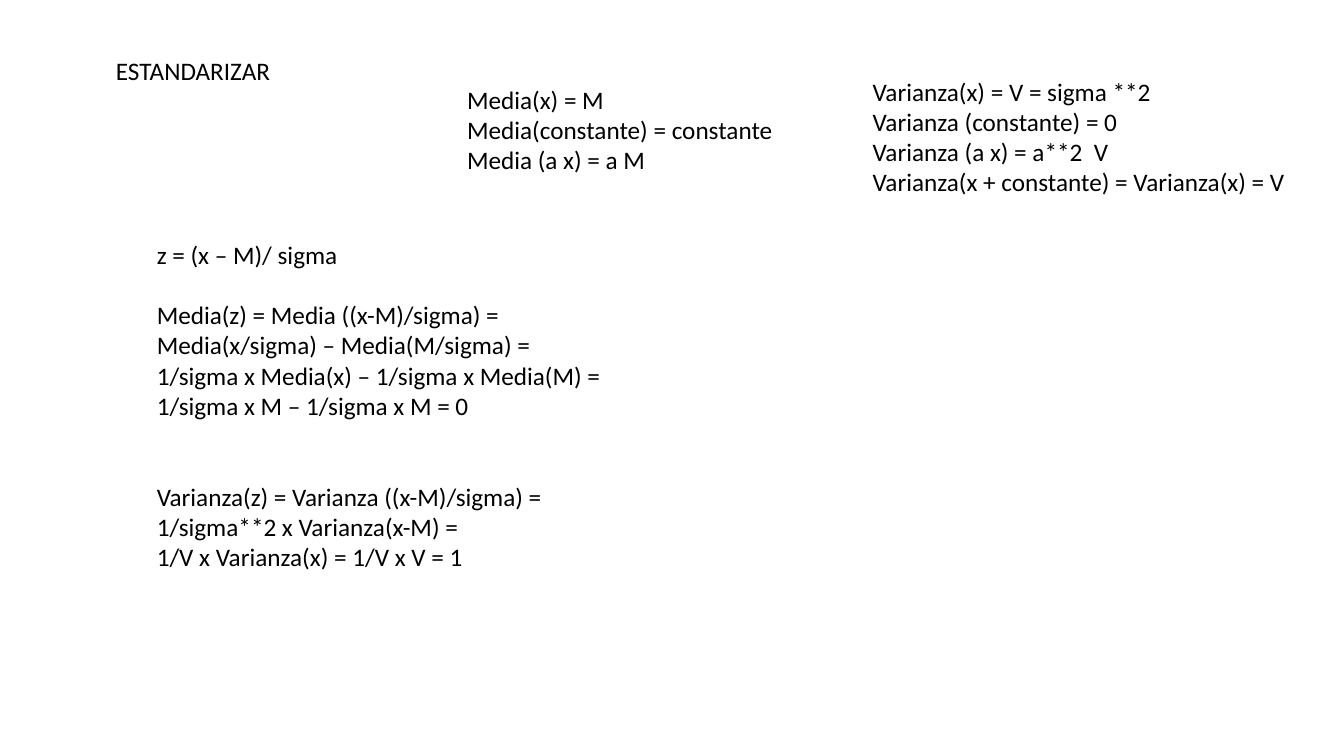
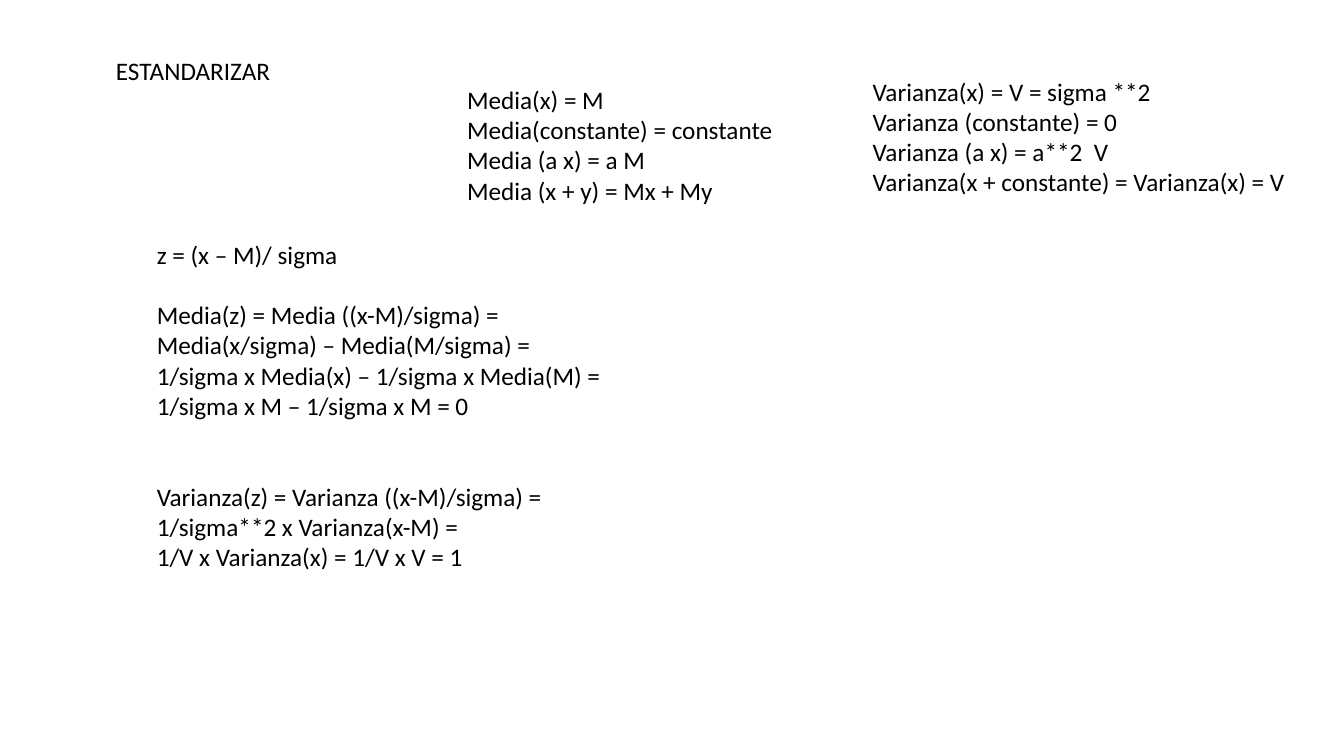
Before and after one commit to Clapiniella/thebridge, a slide deck: slide 1 of 1_Data_Analysis/semana_11/día_1/Estandarizar_escalar_demostración.pptx. Drawn at 1344x756 pixels with LibreOffice and Linux fonts; fonts in the diff are those of the drawing. Boxes give left, top, right and bottom in pixels: in the first picture for what was removed or moved away, otherwise in the second. Text is boxed around its words. In the diff, an @@ line names an element or a change of style, - is before the commit and + after.

```diff
--- a/1_Data_Analysis/semana_11/día_1/Estandarizar_escalar_demostración.pptx
+++ b/1_Data_Analysis/semana_11/día_1/Estandarizar_escalar_demostración.pptx
@@ text at bbox=[467, 182, 713, 204]: paragraph added @@
+Media (x + y) = Mx + My
```
Also in this commit, not shown: 3 other files.
